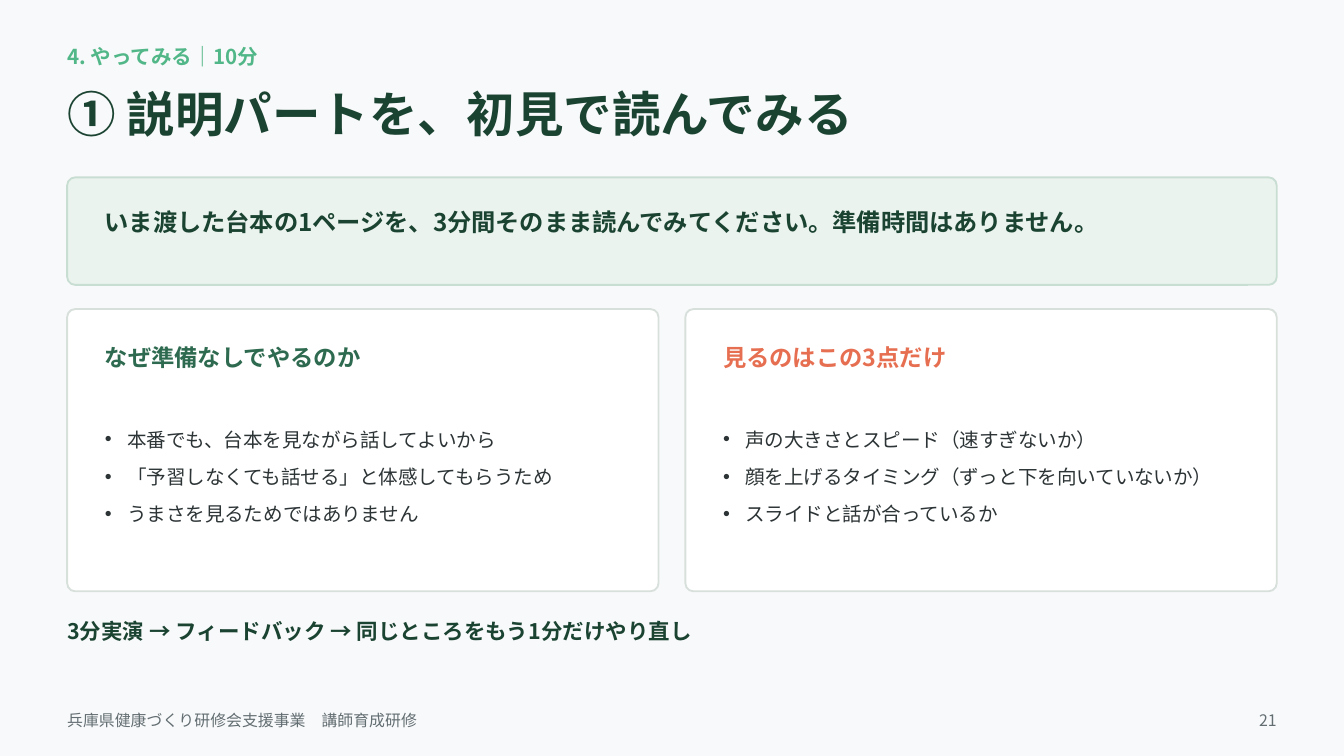
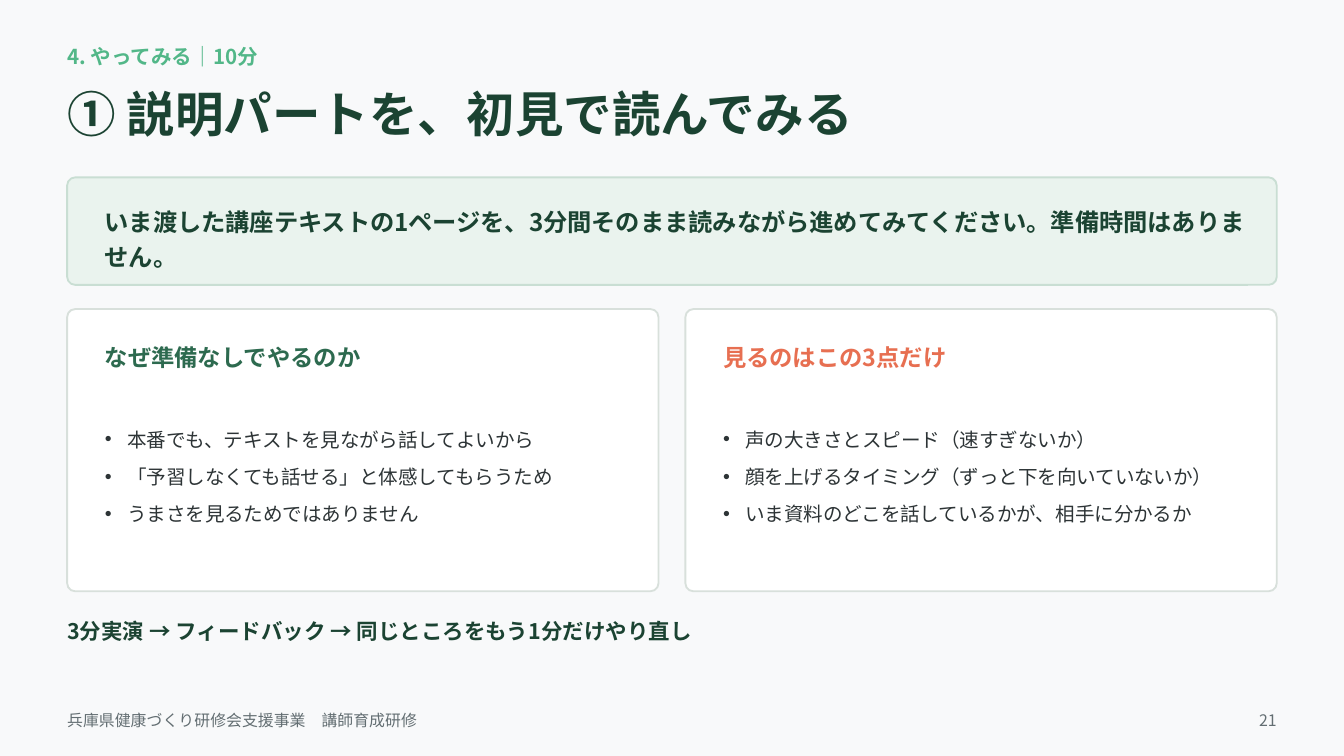
Before and after one commit to flashpapa4/hyogo-kenkou-site, a slide deck: slide 21 of docs/講師育成研修_90分_研修資料.pptx. Drawn at 1344x756 pixels with LibreOffice and Linux fonts; fonts in the diff are those of the drawing. Boxes give left, top, right and bottom in pixels: in the first picture for what was removed or moved away, otherwise in the second. Text is boxed around its words. In the diff, an @@ line names an element or a change of style, - is before the commit and + after.

```diff
--- a/docs/講師育成研修_90分_研修資料.pptx
+++ b/docs/講師育成研修_90分_研修資料.pptx
@@ text at (105,210,1245,268): text changed @@
-いま渡した台本の1ページを、3分間そのまま読んでみてください。準備時間はありません。
+いま渡した講座テキストの1ページを、3分間そのまま読みながら進めてみてください。準備時間はありません。
@@ text at (127,430,534,449): text changed @@
-• 本番でも、台本を見ながら話してよいから
+• 本番でも、テキストを見ながら話してよいから
@@ text at (745,504,1192,523): text changed @@
-• スライドと話が合っているか
+• いま資料のどこを話しているかが、相手に分かるか
```
Also in this commit, not shown: 9 other slides changed, 4 other files.
